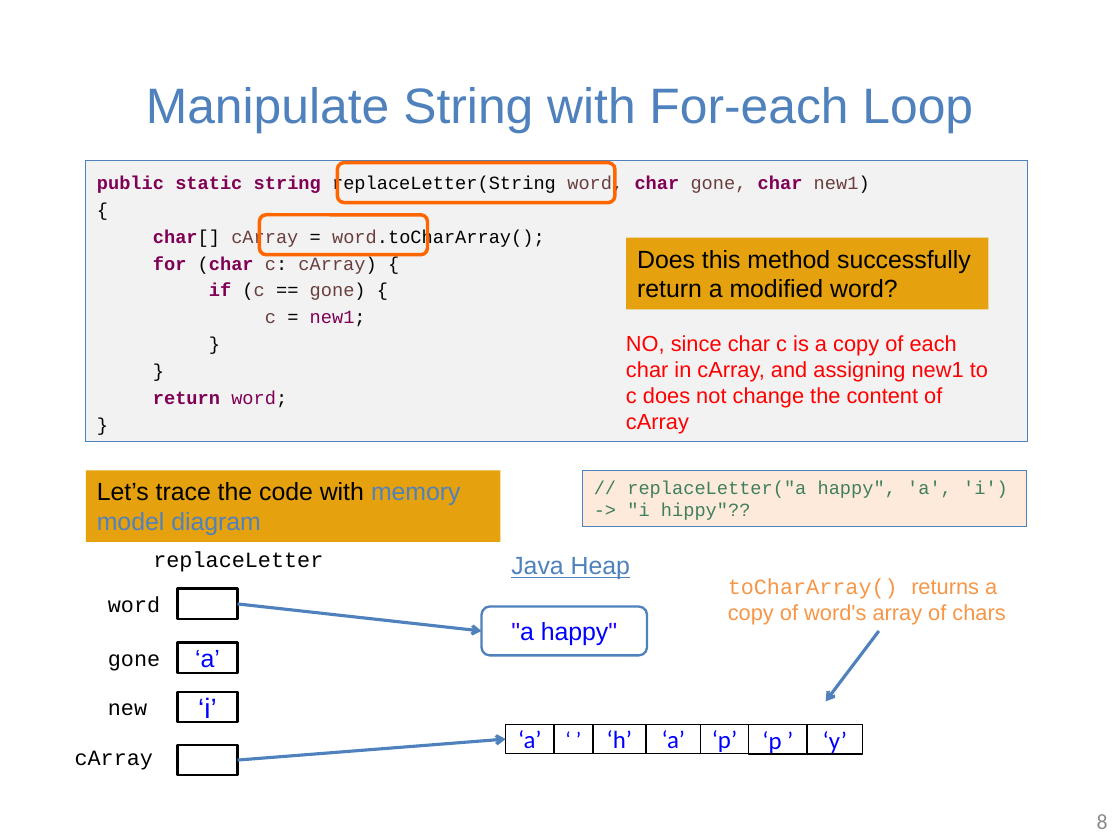
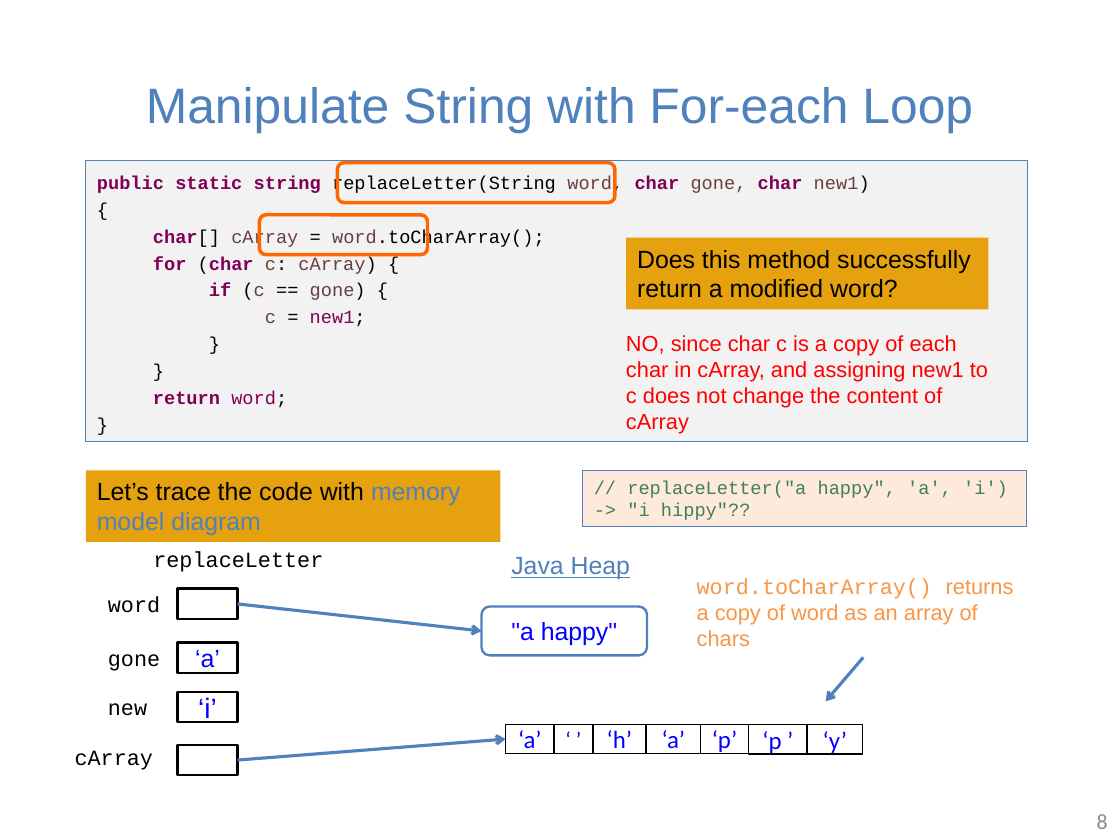
Before and after one commit to guhofstra/CSC111Fa25, a slide deck: slide 8 of PPTs/Lecture 4-string in java.pptx. Drawn at 1120x840 pixels with LibreOffice and Linux fonts; fonts in the diff are those of the drawing. Boxes give left, top, right and bottom in pixels: in the first picture for what was removed or moved away, otherwise in the second. Text is boxed around its words. In the diff, an @@ line names an element or a change of style, - is before the commit and + after.

```diff
--- a/PPTs/Lecture 4-string in java.pptx
+++ b/PPTs/Lecture 4-string in java.pptx
@@ text at box(697, 578, 1014, 646): text changed @@
-toCharArray() returns a copy of word's array of chars
+word.toCharArray() returns a copy of word as an array of chars
@@ arrow moved from (879, 631) - (825, 701) to (864, 657) - (825, 701) @@
```
Also in this commit, not shown: 19 other slides changed, 2 other files.
